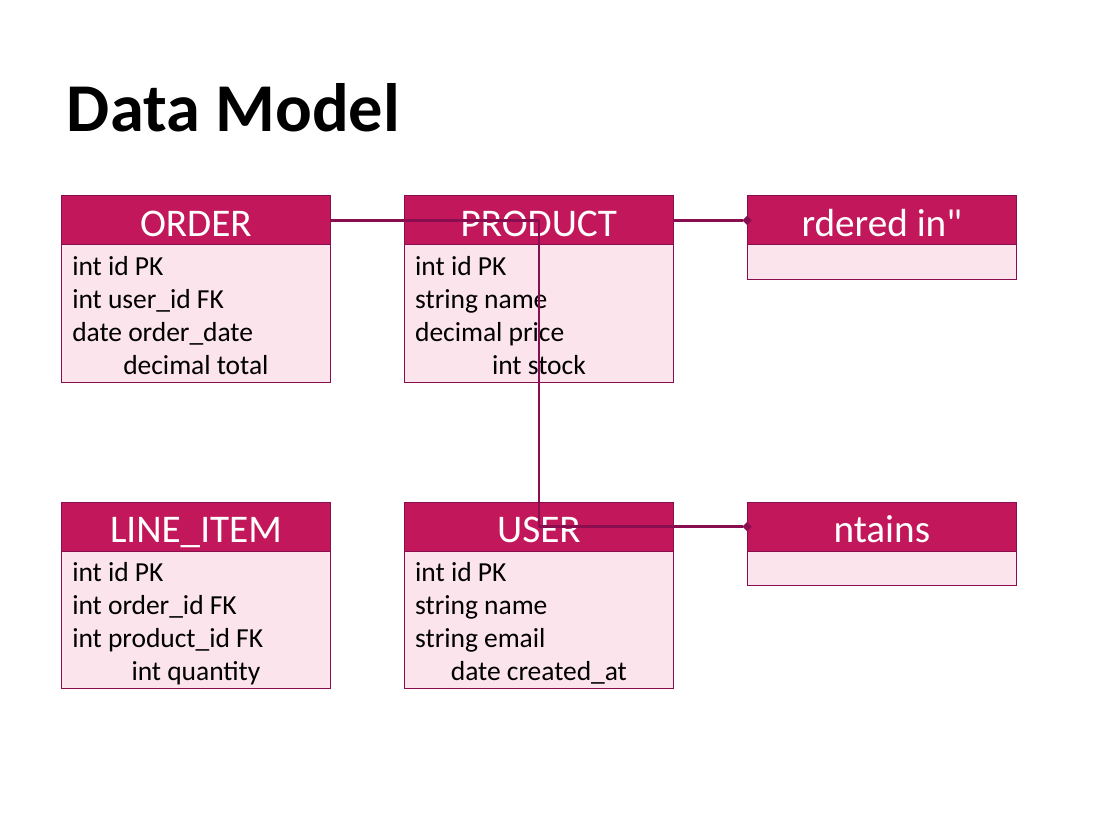
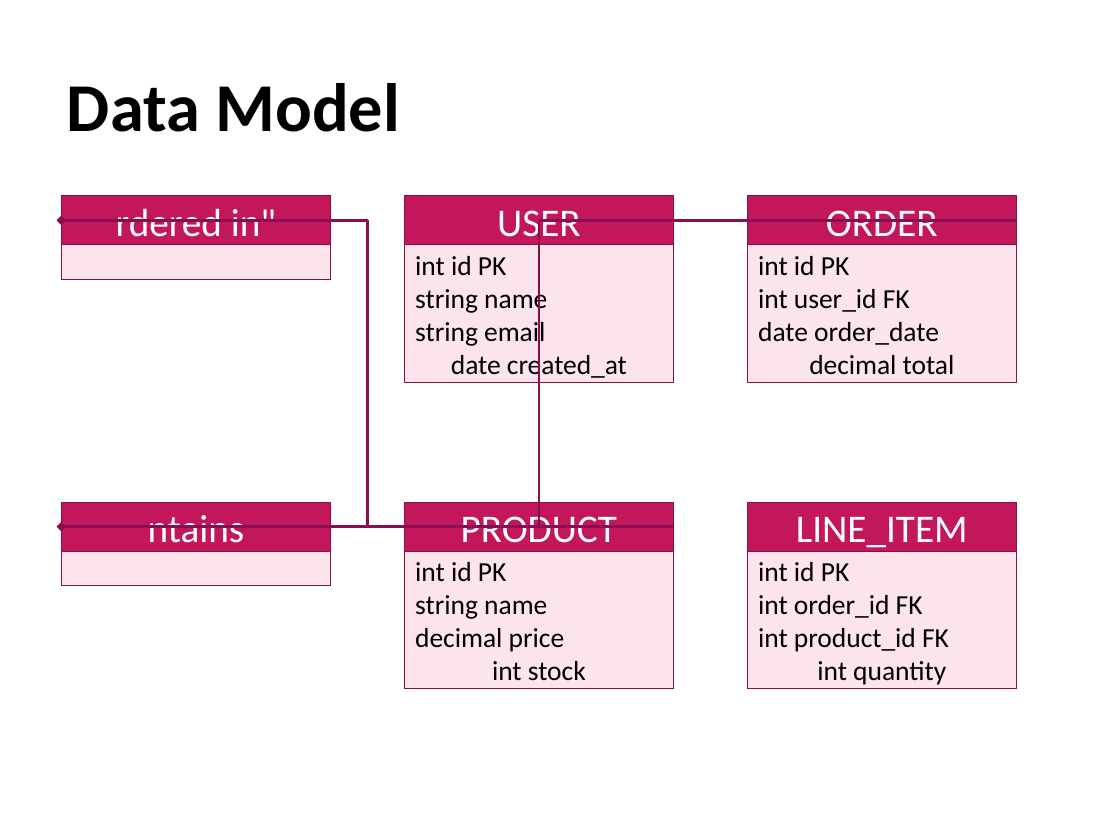
Before and after one commit to yingkitw/ppt-rs, a slide deck: slide 11 of examples/md2ppt_demo.pptx. Drawn at 1120x840 pixels with LibreOffice and Linux fonts; fonts in the diff are those of the drawing. Boxes give left, top, right and bottom in pixels: in the first picture for what was removed or moved away, otherwise in the second. Text is boxed around its words. In the diff, an @@ line names an element or a change of style, - is before the commit and + after.

```diff
--- a/examples/md2ppt_demo.pptx
+++ b/examples/md2ppt_demo.pptx
@@ text in rectangle at box(116, 208, 276, 246): text changed @@
-ORDER
+rdered in"
@@ elbow arrow moved from (330, 221) - (747, 526) to (1017, 221) - (62, 526) @@
@@ elbow arrow moved from (673, 221) - (747, 221) to (673, 526) - (62, 221) @@
@@ text in rectangle at box(497, 210, 580, 246): text changed @@
-PRODUCT
+USER
@@ text in rectangle at box(826, 210, 938, 246): text changed @@
-rdered in"
+ORDER
@@ rectangle: place and size @@
-rectangle at box(747, 245, 1017, 280)
+rectangle at box(62, 245, 332, 280)
@@ text in rectangle at box(415, 256, 627, 381): text changed @@
-int id PK
-string name
-decimal price
-int stock
+int id PK
+string name
+string email
+date created_at
@@ rectangle "int id PK int user_id ...": place and size @@
-rectangle "int id PK int user_id ..." at box(62, 245, 332, 382)
+rectangle "int id PK int user_id ..." at box(747, 245, 1017, 382)
@@ text in rectangle at box(461, 509, 617, 552): text changed @@
-USER
+PRODUCT
@@ text in rectangle at box(148, 515, 245, 552): text changed @@
-LINE_ITEM
+ntains
@@ text in rectangle at box(796, 517, 968, 552): text changed @@
-ntains
+LINE_ITEM
@@ rectangle: place and size @@
-rectangle at box(747, 551, 1017, 586)
+rectangle at box(62, 551, 332, 586)
@@ text in rectangle at box(415, 562, 586, 681): text changed @@
-int id PK
-string name
-string email
-date created_at
+int id PK
+string name
+decimal price
+int stock
@@ rectangle "int id PK int order_id ...": place and size @@
-rectangle "int id PK int order_id ..." at box(62, 551, 332, 688)
+rectangle "int id PK int order_id ..." at box(747, 551, 1017, 688)
```
Also in this commit, not shown: 3 other slides changed, 8 other files.
